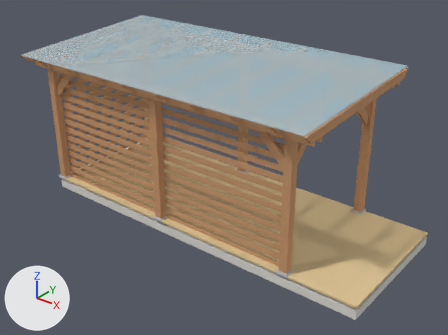
The OBJ model pergola_final_model.obj: old version first, new version second.
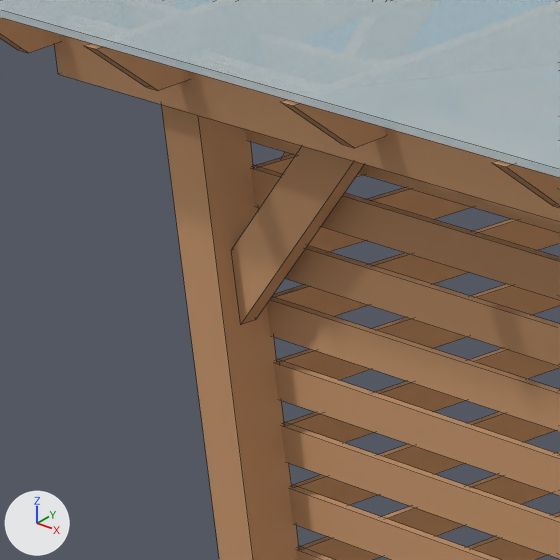
The first picture shows the older version from a 50 mm camera at (6.15, -7.83, 5.56) aimed at (0.0, -0.15, 0.79). The close-ups show the older and then the newer version on the part from 6% to 22% of the width and 16% to 38% of the height of that picture. Only the edits that show in the close-ups are written down. Every picture has the same lights, and +X, +Y and +Z are marked at lower left. The close-ups show mesh edges as thin lines. Where no turn or scale is listed for an object, it has been applied to the vertices.

In view in the first close-up: 'clear_polycarbonate_roof', 'glulam_post_140x140_-3180_1180', 'long_privacy_slat_10', 'long_privacy_slat_11', 'long_privacy_slat_12', 'long_privacy_slat_13', 'long_privacy_slat_8', 'long_privacy_slat_9', 'paired_long_beam_1180_1272.5', 'short_privacy_slat_10', 'short_privacy_slat_11', 'upper_corner_brace_cross_760_-3180_1180', 'upper_corner_brace_long_760_-3180_1180' and 12 more.
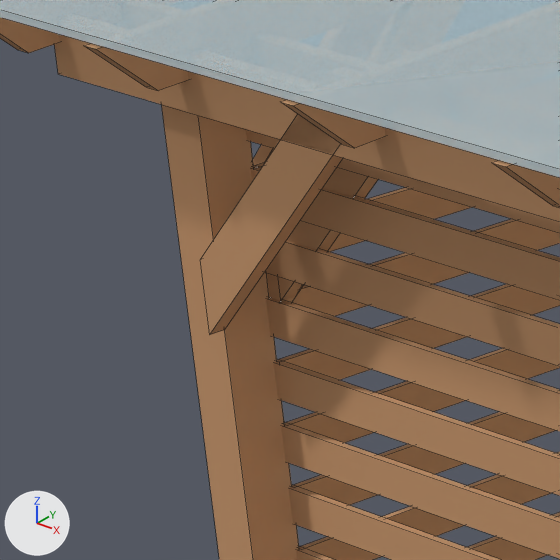
Where the change shows, as pixel boxes [x1, y1, x2, y2] in the close-ups (560 x 560 px):
'upper_corner_brace_long_760_-3180_1180_1272.5', added (orange): after [200, 114, 343, 335]
'upper_corner_brace_long_760_-3180_1180', deleted (orange): before [231, 146, 364, 325]
'upper_corner_brace_long_760_-3180_1180_1087.5', added (orange): after [267, 167, 378, 301]
'upper_corner_brace_cross_760_-3180_1180_-3087.5', added: after [266, 273, 295, 303]
'upper_corner_brace_cross_760_-3180_1180_-3272.5', added: after [253, 145, 275, 166]
'upper_corner_brace_cross_760_-3180_1180', deleted (mostly hidden): before [258, 152, 292, 209]

What changed in the scene script:
```text
Add me_upper_corner_brace_long_760__3180_1180_1272_5:
    me_upper_corner_brace_long_760__3180_1180_1272_5.from_pydata([(-3.11, -1.25, 1.701), (-3.11, -1.25, 1.891), (-2.54, -1.25, 2.461), (-2.35, -1.25, 2.461), (-3.11, -1.295, 1.701), (-3.11, -1.295, 1.891), (-2.54, -1.295, 2.461), (-2.35, -1.295, 2.461)], [], [(0, 1, 2, 3), (7, 6, 5, 4), (0, 1, 5, 4), (1, 2, 6, 5), (2, 3, 7, 6), (3, 0, 4, 7)])
    me_upper_corner_brace_long_760__3180_1180_1272_5.materials.append(mat_warm_wood)  # orange #c8976c
Add me_upper_corner_brace_long_760__3180_1180_1087_5:
    me_upper_corner_brace_long_760__3180_1180_1087_5.from_pydata([(-3.11, -1.065, 1.701), (-3.11, -1.065, 1.891), (-2.54, -1.065, 2.461), (-2.35, -1.065, 2.461), (-3.11, -1.11, 1.701), (-3.11, -1.11, 1.891), (-2.54, -1.11, 2.461), (-2.35, -1.11, 2.461)], [], [(0, 1, 2, 3), (7, 6, 5, 4), (0, 1, 5, 4), (1, 2, 6, 5), (2, 3, 7, 6), (3, 0, 4, 7)])
    me_upper_corner_brace_long_760__3180_1180_1087_5.materials.append(mat_warm_wood)  # orange #c8976c
Add me_upper_corner_brace_cross_760__3180_1180__3272_5:
    me_upper_corner_brace_cross_760__3180_1180__3272_5.from_pydata([(-3.295, -1.11, 1.701), (-3.295, -1.11, 1.891), (-3.295, -0.54, 2.461), (-3.295, -0.35, 2.461), (-3.25, -1.11, 1.701), (-3.25, -1.11, 1.891), (-3.25, -0.54, 2.461), (-3.25, -0.35, 2.461)], [], [(0, 1, 2, 3), (7, 6, 5, 4), (0, 1, 5, 4), (1, 2, 6, 5), (2, 3, 7, 6), (3, 0, 4, 7)])
    me_upper_corner_brace_cross_760__3180_1180__3272_5.materials.append(mat_warm_wood)  # orange #c8976c
Add me_upper_corner_brace_cross_760__3180_1180__3087_5:
    me_upper_corner_brace_cross_760__3180_1180__3087_5.from_pydata([(-3.11, -1.11, 1.701), (-3.11, -1.11, 1.891), (-3.11, -0.54, 2.461), (-3.11, -0.35, 2.461), (-3.065, -1.11, 1.701), (-3.065, -1.11, 1.891), (-3.065, -0.54, 2.461), (-3.065, -0.35, 2.461)], [], [(0, 1, 2, 3), (7, 6, 5, 4), (0, 1, 5, 4), (1, 2, 6, 5), (2, 3, 7, 6), (3, 0, 4, 7)])
    me_upper_corner_brace_cross_760__3180_1180__3087_5.materials.append(mat_warm_wood)  # orange #c8976c
Remove ob_upper_corner_brace_cross_760__3180_1180:
    ob_upper_corner_brace_cross_760__3180_1180 = bpy.data.objects.new('upper_corner_brace_cross_760_-3180_1180', me_upper_corner_brace_cross_760__3180_1180)
Remove ob_upper_corner_brace_long_760__3180_1180:
    ob_upper_corner_brace_long_760__3180_1180 = bpy.data.objects.new('upper_corner_brace_long_760_-3180_1180', me_upper_corner_brace_long_760__3180_1180)
Add ob_upper_corner_brace_long_760__3180_1180_1272_5:
    ob_upper_corner_brace_long_760__3180_1180_1272_5 = bpy.data.objects.new('upper_corner_brace_long_760_-3180_1180_1272.5', me_upper_corner_brace_long_760__3180_1180_1272_5)
    ob_upper_corner_brace_long_760__3180_1180_1272_5.location = (0.0, 0.0, 0.0)
Add ob_upper_corner_brace_long_760__3180_1180_1087_5:
    ob_upper_corner_brace_long_760__3180_1180_1087_5 = bpy.data.objects.new('upper_corner_brace_long_760_-3180_1180_1087.5', me_upper_corner_brace_long_760__3180_1180_1087_5)
    ob_upper_corner_brace_long_760__3180_1180_1087_5.location = (0.0, 0.0, 0.0)
Add ob_upper_corner_brace_cross_760__3180_1180__3272_5:
    ob_upper_corner_brace_cross_760__3180_1180__3272_5 = bpy.data.objects.new('upper_corner_brace_cross_760_-3180_1180_-3272.5', me_upper_corner_brace_cross_760__3180_1180__3272_5)
    ob_upper_corner_brace_cross_760__3180_1180__3272_5.location = (0.0, 0.0, 0.0)
Add ob_upper_corner_brace_cross_760__3180_1180__3087_5:
    ob_upper_corner_brace_cross_760__3180_1180__3087_5 = bpy.data.objects.new('upper_corner_brace_cross_760_-3180_1180_-3087.5', me_upper_corner_brace_cross_760__3180_1180__3087_5)
    ob_upper_corner_brace_cross_760__3180_1180__3087_5.location = (0.0, 0.0, 0.0)
```
